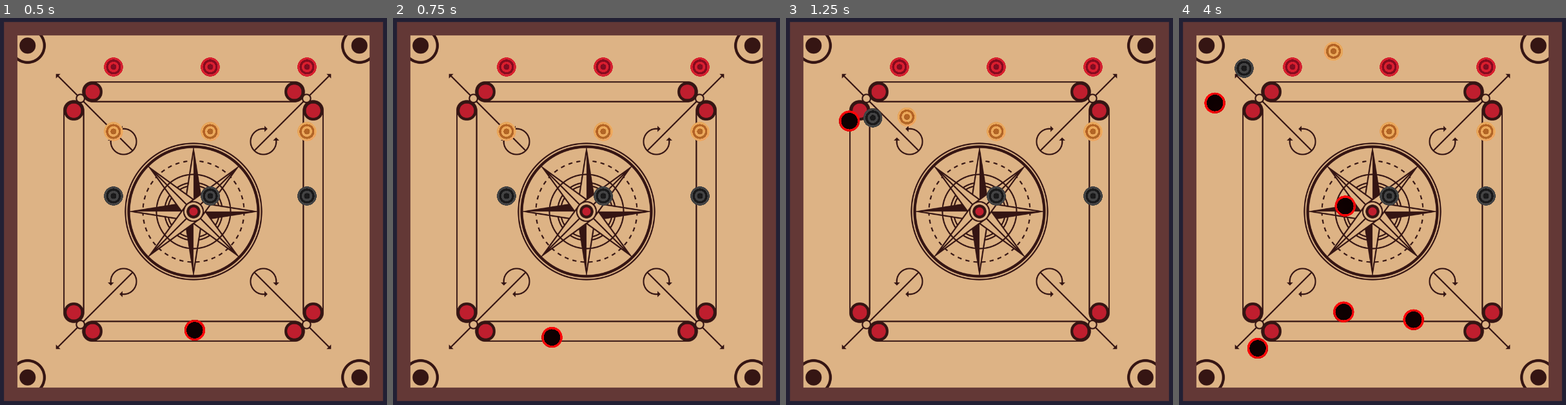
Above: before the commit, frames 1-4 (left to right).
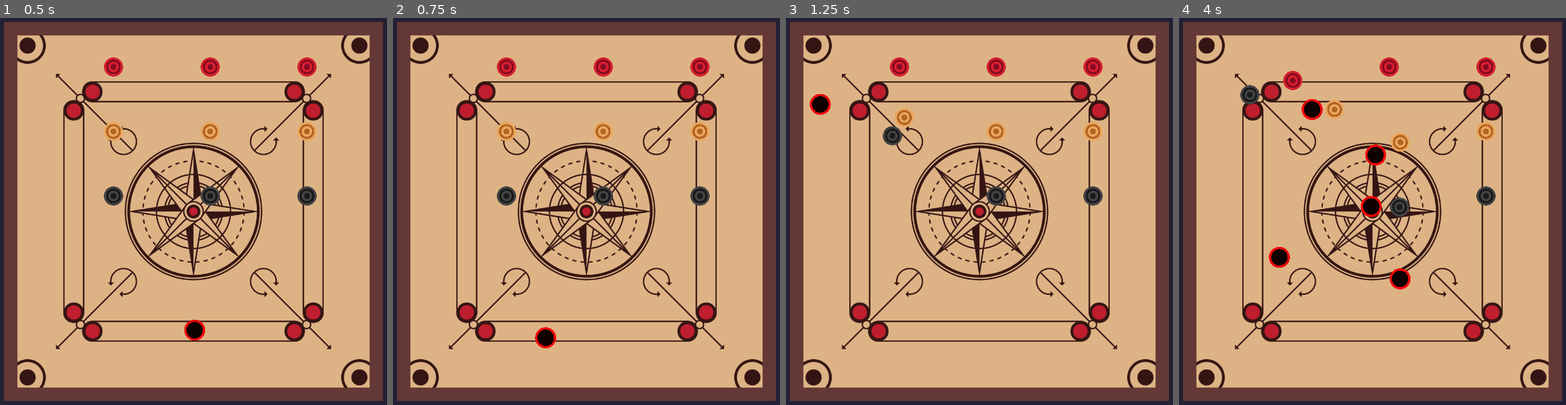
Above: after the commit, the same moments.

Repository: vignesh-seven/carroms
Game: Godot game, scene res://scenes/main.tscn
Same seed, same stepped clock (60 frames per second), same inputs: the game is played once before the commit and once after it.
Inputs (mouse positions are in pixels of both pictures, inside the frame that each line leads up to):
- Up to frame 1 (0.5 s): no input
- Up to frame 2 (0.75 s): tap Enter at 0.5 s; move the mouse to (679, 192) at 0.52 s; hold D (right) from 0.53 s (still down); tap Space (shoot) at 0.6 s
- Up to frame 3 (1.25 s): keep holding D (right)
- Up to frame 4 (4 s): move the mouse to (1287, 230) at 1.27 s; release D (right) at 1.28 s; hold A (left) 1.28-2.03 s; tap Space (shoot) every 0.75 s from 1.35 to 3.6 s; move the mouse to (1415, 118) at 2.02 s; hold D (right) 2.03-3.53 s; move the mouse to (1353, 296) at 2.77 s; move the mouse to (1496, 273) at 3.52 s; hold A (left) from 3.53 s (still down)

Frame 1 is identical in both runs. In frame 2, 0.2% of the frame differs, in the area x 36-44%, y 79-86%; in frame 3, 1.0%; in frame 4, 4.1%, in the area x 6-64%, y 6-88%.

Commit message:
fix: don't reset the striker when the striker/carroms are still in motion

Diff:
--- a/scenes/carrom.gd
+++ b/scenes/carrom.gd
@@ -1,13 +1,23 @@
 extends RigidBody2D
 
+#@export var previous_position = Vector2.ZERO
 
 # Called when the node enters the scene tree for the first time.
 func _ready():
 	pass
-
-
 # Called every frame. 'delta' is the elapsed time since the previous frame.
 func _process(_delta):
 	pass
+	#if previous_position == position:
+		#print("not moving")
+	#else:
+		#print("moving")
+	#if linear_velocity <= Vector2(2.0, 2.0) and linear_velocity >= Vector2(-2.0, -2.0):
+		#print("stopped")
+	#else:
+		#print("moving")
+	#is_zero_approx(linear_velocity)
+	#print(position)
+
 	#if Input.is_action_just_pressed("shoot"):
 		#apply_central_impulse(Vector2(1000,-2000))
--- a/scenes/main.gd
+++ b/scenes/main.gd
@@ -1,6 +1,6 @@
 extends Node2D
 
-signal reset_striker
+#signal reset_striker
 # Spawning the carroms happens here
 var black_carrom_scene = preload("res://scenes/black_carrom.tscn")
 var yellow_carrom_scene = preload("res://scenes/yellow_carrom.tscn")
@@ -12,21 +12,22 @@
 
 
 func _ready():
+	#print("hi from main.gd")
 	# the markers that contain all the postitions for the carroms (along with the color)
 	# spawning carroms
 	var markers = $Carroms/Markers.get_children()
 	for marker in markers:
 		#print(marker.position)
 		#print(marker.get_meta("color"))
-		if marker.get_meta("color") == "red":
+		if marker.get_meta("color") == "red" and marker.visible:
 			var carrom = red_carrom_scene.instantiate()
 			carrom.position = marker.position
 			$Carroms.add_child(carrom)
-		if marker.get_meta("color") == "black":
+		if marker.get_meta("color") == "black" and marker.visible:
 			var carrom = black_carrom_scene.instantiate()
 			carrom.position = marker.position
 			$Carroms.add_child(carrom)
-		if marker.get_meta("color") == "yellow":
+		if marker.get_meta("color") == "yellow" and marker.visible:
 			var carrom = yellow_carrom_scene.instantiate()
 			carrom.position = marker.position
 			$Carroms.add_child(carrom)
@@ -35,6 +36,7 @@
 	#$Strikers/StrikerDummy.position = $StrikerPositionMarker.position
 
 func _process(delta):
+	pass
 	#if Input.is_action_just_pressed("shoot"):
 		#print("Shoot")
 		#var striker = striker_scene.instantiate()
@@ -42,13 +44,3 @@
 		#striker.angular_velocity = 0.0
 		#striker.position = $"../StrikerPositionMarker".position
 		#$Strikers.add_child(striker)
-
-	if Input.is_action_just_pressed("reset_striker"):
-		print("Reset")
-		var strikers = $Strikers/StrikerPhysics.get_children(true)
-		# we're gonna iterate through it, just incase there's multiple of them (there shouldn't be, but hey)
-		for striker in strikers:
-			striker.queue_free()
-		#find_child("Striker")
-		#print(find_children("Striker"))
-		reset_striker.emit()
--- a/scenes/main.tscn
+++ b/scenes/main.tscn
@@ -120,5 +120,5 @@
 
 [node name="StrikerPhysics" type="Node2D" parent="Strikers"]
 
-[connection signal="reset_striker" from="." to="Strikers/StrikerDummy" method="_on_main_reset_striker"]
 [connection signal="body_shape_entered" from="CarromBoard/GoalPoints" to="CarromBoard/GoalPoints" method="_on_body_shape_entered"]
+[connection signal="reset_striker" from="Strikers" to="Strikers/StrikerDummy" method="_on_strikers_reset_striker"]
--- a/scenes/striker_dummy.gd
+++ b/scenes/striker_dummy.gd
@@ -3,19 +3,20 @@
 
 # Called when the node enters the scene tree for the first time.
 func _ready():
+	#print("hi from striker_dummy.gd")
 	visible = true
 	position = $"../../StrikerPositionMarker".position
 
 func _process(delta):
 	if Input.is_action_pressed("left"):
-		position.x -= 5
+		position.x -= 200 * delta
 		$"../../StrikerPositionMarker".position = position
 
 	if Input.is_action_pressed("right"):
-		position.x += 5
+		position.x += 200 * delta
 		$"../../StrikerPositionMarker".position = position
 
 
-func _on_main_reset_striker():
+func _on_strikers_reset_striker():
 	visible = true
 	position = $"../../StrikerPositionMarker".position
--- a/scenes/strikers.gd
+++ b/scenes/strikers.gd
@@ -1,8 +1,15 @@
 extends Node2D
+
+signal reset_striker
+
+var positions = false
+
+var all_objects_stopped_moving = true
 
 var striker_scene = preload("res://scenes/striker.tscn")
 # Called when the node enters the scene tree for the first time.
 func _ready():
+	#print("hi from strigers.gd")
 	pass
 
 # Called every frame. 'delta' is the elapsed time since the previous frame.
@@ -26,3 +33,30 @@
 		striker.apply_central_impulse(direction * -(strength * 3))
 
 		$StrikerPhysics.add_child(striker)
+
+	if Input.is_action_just_pressed("reset_striker"):
+
+		# check if all the physics objects are stationary or not
+			# check if all striker & carroms are stationary
+		var carroms = $"../Carroms".get_children()
+		# adding striker to the list
+		carroms += $StrikerPhysics.get_children()
+		for carrom in carroms:
+			if carrom.get_class() == "RigidBody2D":
+				if carrom.linear_velocity <= Vector2(2.0, 2.0) and carrom.linear_velocity >= Vector2(-2.0, -2.0):
+					all_objects_stopped_moving = true
+				else:
+					all_objects_stopped_moving = false
+					break
+		if !all_objects_stopped_moving:
+			print("Can't reset when the carroms are still moving")
+			return
+		# reset the striker
+		var strikers = $StrikerPhysics.get_children(true)
+		# we're gonna iterate through it, just incase there's multiple of them (there shouldn't be, but hey)
+		for striker in strikers:
+			striker.queue_free()
+		#find_child("Striker")
+		#print(find_children("Striker"))
+		reset_striker.emit()
+		print("Reset")
